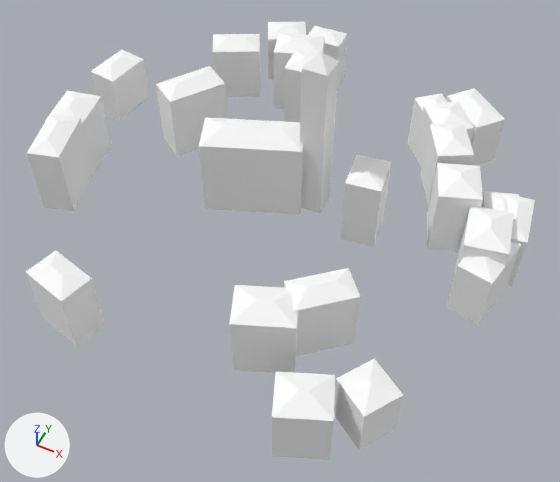
An edit to the glTF model games/yorimichi/assets/belmonte/meshes/SM_BM_BVV_Village_4.glb, drawn before and after from the same camera.
Both versions are drawn from a camera (50 mm lens) standing at (84.9, -159.7, 165.0) and looking at (14.1, -18.1, -12.0). Every picture has the same lights, and +X, +Y and +Z are marked at lower left. The older version comes first. Vertices at exactly the same position are counted once.

Objects in the first picture: 'SM_BM_BVV_Village_4'.
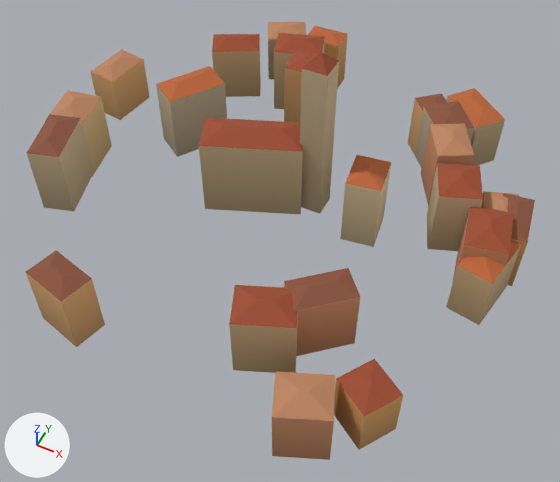
What differs and where, as boxes [x1, y1, x2, y2] in the pictures (560 x 482 px):
```json
{"part": 1, "of": "me_sm_bvv_village_4", "change": "recoloured", "before": [46, 22, 527, 460], "after": [46, 22, 527, 460]}
{"part": 2, "of": "me_sm_bvv_village_4", "change": "recoloured", "before": [26, 26, 535, 417], "after": [26, 26, 535, 417]}
{"part": 3, "of": "me_sm_bvv_village_4", "change": "recoloured", "before": [26, 37, 527, 449], "after": [26, 37, 527, 449], "on screen": "white to brown"}
```

The change, as JSON lines over the scene's bpy script:
```json
{"block": "me_sm_bvv_village_4", "where": "me_sm_bvv_village_4.from_pydata(...)  # 259 vertices, 362 faces; spans x -81.0..82.0, y -77.0..84.0, z -25.0..46.0"}
{"block": "me_sm_bvv_village_4", "where": "# used by ob_sm_bm_bvv_village_4; location = (0.0, 0.0, 0.0)"}
{"block": "me_sm_bvv_village_4", "change": "me_sm_bvv_village_4 part 1: 100 faces centred in x -78.0..80.0, y -75.0..80.0, z -18.0..8.0 are repainted in the vertex colours; the middle colour goes from white #ffffff to orange #bd8561"}
{"block": "me_sm_bvv_village_4", "change": "me_sm_bvv_village_4 part 2: 102 faces centred in x -61.0..79.0, y -71.0..77.0, z -6.0..44.0 are repainted in the vertex colours; the middle colour goes from white #ffffff to brown #9e4d30"}
{"block": "me_sm_bvv_village_4", "change": "me_sm_bvv_village_4 part 3: 160 faces centred in x -80.0..81.0, y -73.0..82.0, z -19.0..25.0 are repainted in the vertex colours; the middle colour goes from white #ffffff to brown #c7ab78"}
```
